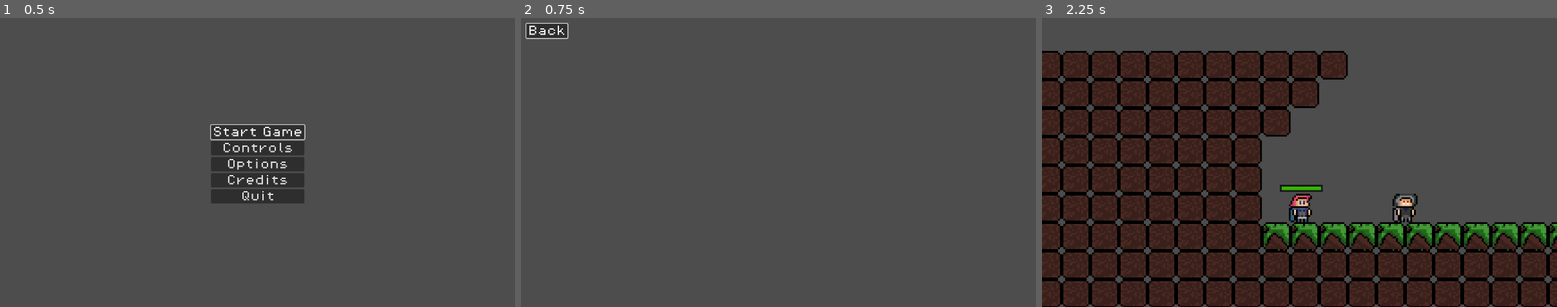
Above: before the commit, frames 1-3 (left to right).
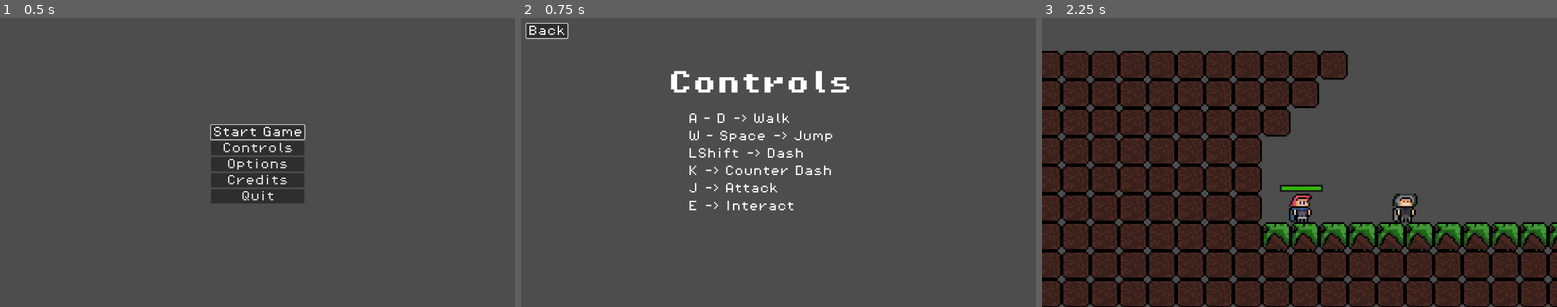
Above: after the commit, the same moments.

Repository: eoBattisti/agnosia
Game: Godot game, scene res://scenes/menu/main_menu.tscn
The game is run twice, just before and just after one commit, with the same random seed, the same clock (stepped at 60 frames per second) and the same inputs.
Inputs:
- Up to frame 1 (0.5 s): no input
- Up to frame 2 (0.75 s): click "Controls" at 0.5 s
- Up to frame 3 (2.25 s): click "Back" at 1.25 s; click "Start Game" at 2 s

Frame 1 is identical in both runs. In frame 2, 2.2% of the frame differs, in the area x 29-64%, y 18-67%; in frame 3, nothing differs.

Commit message:
feat: add controls menu concept

Diff:
--- a/scenes/menu/controls_menu.tscn
+++ b/scenes/menu/controls_menu.tscn
@@ -1,7 +1,8 @@
-[gd_scene load_steps=3 format=3 uid="uid://dw5l45ccoif5c"]
+[gd_scene load_steps=4 format=3 uid="uid://dw5l45ccoif5c"]
 
 [ext_resource type="FontFile" uid="uid://cub7kl652afbr" path="res://assets/fonts/PixelOperator8.ttf" id="1_0sf0v"]
 [ext_resource type="Script" path="res://scripts/menus/controls_menu.gd" id="1_efgka"]
+[ext_resource type="FontFile" uid="uid://dsc35l86gpsfu" path="res://assets/fonts/PixelOperator8-Bold.ttf" id="3_p8nov"]
 
 [node name="ControlsMenu" type="Control"]
 layout_mode = 3
@@ -23,4 +24,136 @@
 theme_override_font_sizes/font_size = 24
 text = "Back"
 
+[node name="VBoxContainer" type="VBoxContainer" parent="."]
+layout_mode = 1
+anchors_preset = 8
+anchor_left = 0.5
+anchor_top = 0.5
+anchor_right = 0.5
+anchor_bottom = 0.5
+offset_left = -202.0
+offset_top = -115.5
+offset_right = 202.0
+offset_bottom = 115.5
+grow_horizontal = 2
+grow_vertical = 2
+
+[node name="HBoxContainer" type="HBoxContainer" parent="VBoxContainer"]
+layout_mode = 2
+size_flags_vertical = 3
+
+[node name="Controles" type="Label" parent="VBoxContainer/HBoxContainer"]
+layout_mode = 2
+theme_override_fonts/font = ExtResource("1_0sf0v")
+theme_override_font_sizes/font_size = 24
+text = "A - D"
+
+[node name="Descrição" type="Label" parent="VBoxContainer/HBoxContainer"]
+layout_mode = 2
+theme_override_fonts/font = ExtResource("1_0sf0v")
+theme_override_font_sizes/font_size = 24
+text = " -> Walk
+"
+
+[node name="HBoxContainer2" type="HBoxContainer" parent="VBoxContainer"]
+layout_mode = 2
+size_flags_vertical = 3
+
+[node name="Controles" type="Label" parent="VBoxContainer/HBoxContainer2"]
+layout_mode = 2
+theme_override_fonts/font = ExtResource("1_0sf0v")
+theme_override_font_sizes/font_size = 24
+text = "W - Space"
+
+[node name="Descrição" type="Label" parent="VBoxContainer/HBoxContainer2"]
+layout_mode = 2
+theme_override_fonts/font = ExtResource("1_0sf0v")
+theme_override_font_sizes/font_size = 24
+text = " -> Jump"
+
+[node name="HBoxContainer4" type="HBoxContainer" parent="VBoxContainer"]
+layout_mode = 2
+size_flags_vertical = 3
+
+[node name="Controles" type="Label" parent="VBoxContainer/HBoxContainer4"]
+layout_mode = 2
+theme_override_fonts/font = ExtResource("1_0sf0v")
+theme_override_font_sizes/font_size = 24
+text = "LShift"
+
+[node name="Descrição" type="Label" parent="VBoxContainer/HBoxContainer4"]
+layout_mode = 2
+theme_override_fonts/font = ExtResource("1_0sf0v")
+theme_override_font_sizes/font_size = 24
+text = " -> Dash"
+
+[node name="HBoxContainer6" type="HBoxContainer" parent="VBoxContainer"]
+layout_mode = 2
+size_flags_vertical = 3
+
+[node name="Controles" type="Label" parent="VBoxContainer/HBoxContainer6"]
+layout_mode = 2
+theme_override_fonts/font = ExtResource("1_0sf0v")
+theme_override_font_sizes/font_size = 24
+text = "K"
+
+[node name="Descrição" type="Label" parent="VBoxContainer/HBoxContainer6"]
+layout_mode = 2
+theme_override_fonts/font = ExtResource("1_0sf0v")
+theme_override_font_sizes/font_size = 24
+text = " -> Counter Dash
+"
+
+[node name="HBoxContainer5" type="HBoxContainer" parent="VBoxContainer"]
+layout_mode = 2
+size_flags_vertical = 3
+
+[node name="Controles" type="Label" parent="VBoxContainer/HBoxContainer5"]
+layout_mode = 2
+theme_override_fonts/font = ExtResource("1_0sf0v")
+theme_override_font_sizes/font_size = 24
+text = "J"
+
+[node name="Descrição" type="Label" parent="VBoxContainer/HBoxContainer5"]
+layout_mode = 2
+theme_override_fonts/font = ExtResource("1_0sf0v")
+theme_override_font_sizes/font_size = 24
+text = " -> Attack
+"
+
+[node name="HBoxContainer3" type="HBoxContainer" parent="VBoxContainer"]
+layout_mode = 2
+size_flags_vertical = 3
+
+[node name="Controles" type="Label" parent="VBoxContainer/HBoxContainer3"]
+layout_mode = 2
+theme_override_fonts/font = ExtResource("1_0sf0v")
+theme_override_font_sizes/font_size = 24
+text = "E"
+
+[node name="Descrição" type="Label" parent="VBoxContainer/HBoxContainer3"]
+layout_mode = 2
+theme_override_fonts/font = ExtResource("1_0sf0v")
+theme_override_font_sizes/font_size = 24
+text = " -> Interact"
+
+[node name="Title" type="Label" parent="."]
+layout_mode = 1
+anchors_preset = -1
+anchor_left = 0.5
+anchor_top = 0.344
+anchor_right = 0.5
+anchor_bottom = 0.344
+offset_left = -247.0
+offset_top = -103.912
+offset_right = 165.0
+offset_bottom = -48.912
+grow_horizontal = 2
+grow_vertical = 2
+size_flags_horizontal = 4
+size_flags_vertical = 0
+theme_override_fonts/font = ExtResource("3_p8nov")
+theme_override_font_sizes/font_size = 54
+text = "Controls"
+
 [connection signal="pressed" from="BackButton" to="." method="_on_button_pressed"]
